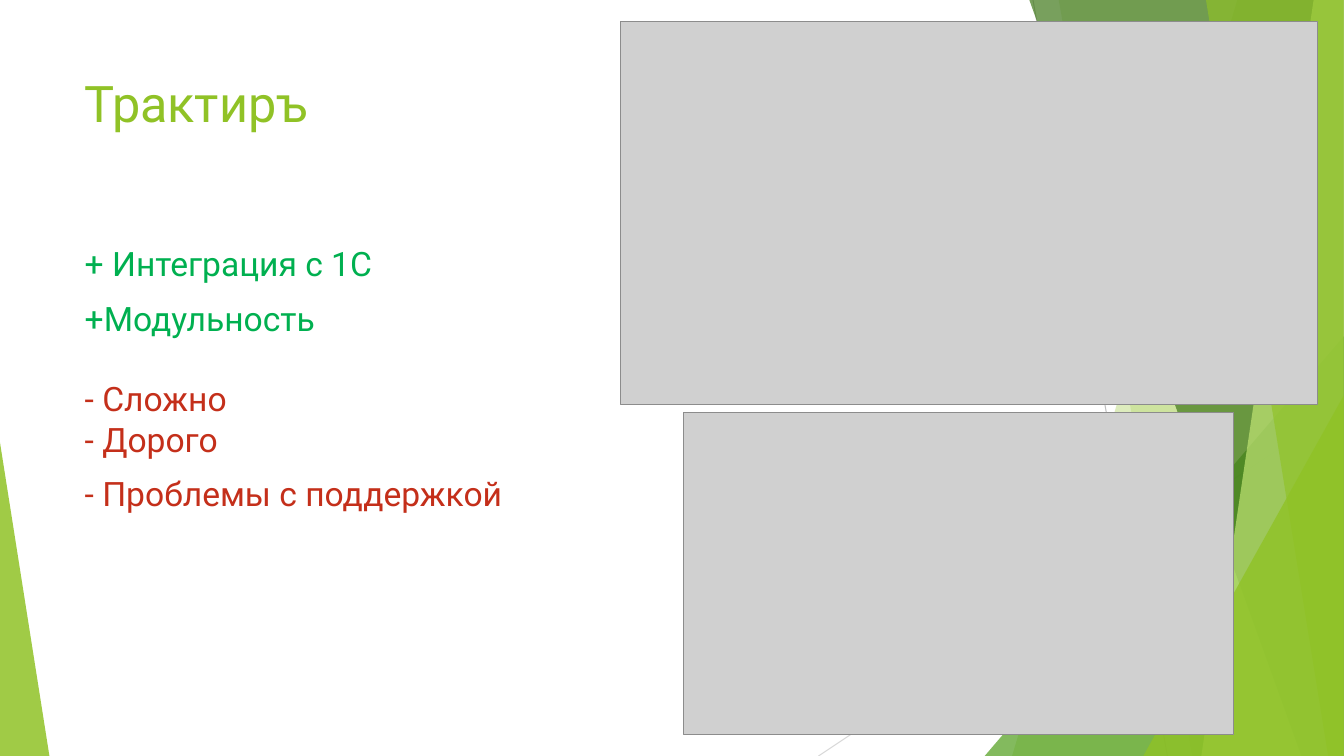
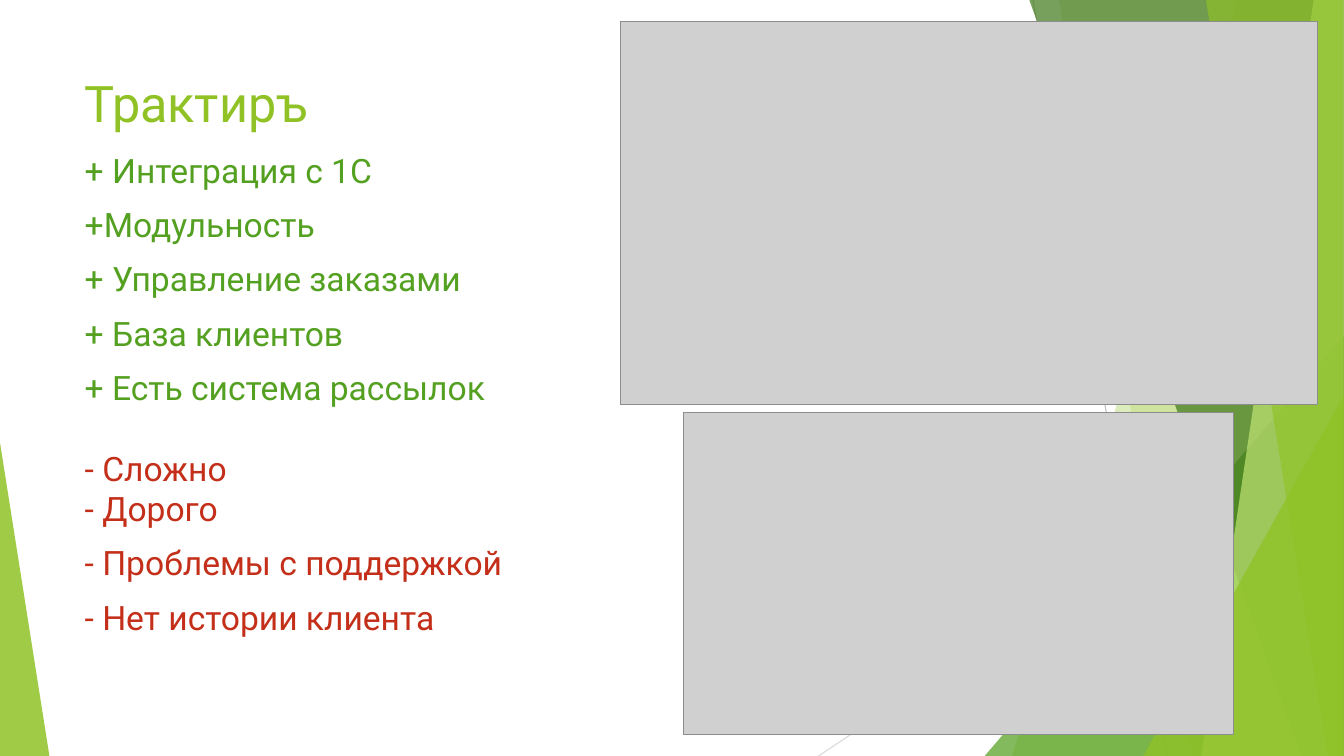
Before and after one commit to Mita57/uni_stuff, a slide deck: slide 2 of Year_2/ТСиСА/CRM.pptx. Drawn at 1344x756 pixels with LibreOffice and Linux fonts; fonts in the diff are those of the drawing; grey boxes stand for pictures. Boxes give left, top, right and bottom in pixels: in the first picture for what was removed or moved away, otherwise in the second. Text is boxed around its words. In the diff, an @@ line names an element or a change of style, - is before the commit and + after.

```diff
--- a/Year_2/ТСиСА/CRM.pptx
+++ b/Year_2/ТСиСА/CRM.pptx
@@ text "+ Интеграция с 1С": place and size @@
-text "+ Интеграция с 1С" at (85, 251, 502, 513)
+text "+ Интеграция с 1С" at (85, 158, 502, 637)
@@ text at (112, 158, 372, 190): text colour #00B050 to #54A021 in "+ Интеграция с 1С" @@
@@ text at (85, 213, 485, 528): text changed; text colour #C42F1A to #54A021 @@
-+Модульность
-- Сложно
-- Дорого
++Модульность
++ Управление заказами
++ База клиентов
++ Есть система рассылок
+- Сложно
+- Дорого
@@ text at (102, 606, 434, 637): paragraph added @@
+- Нет истории клиента
```
Also in this commit, not shown: 3 other slides changed, 2 other files.
